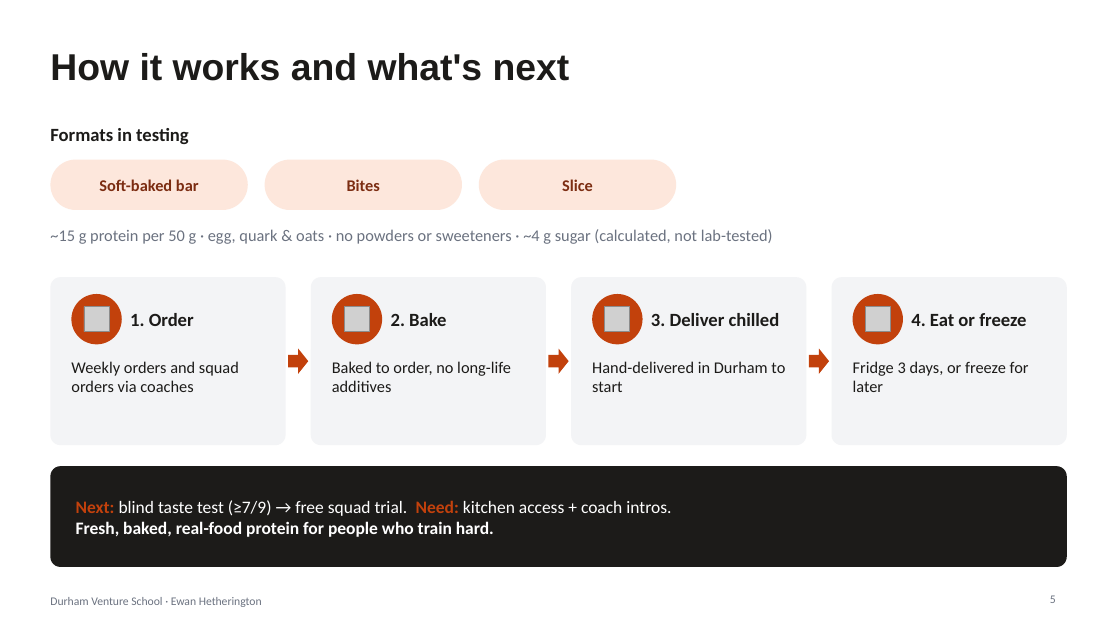
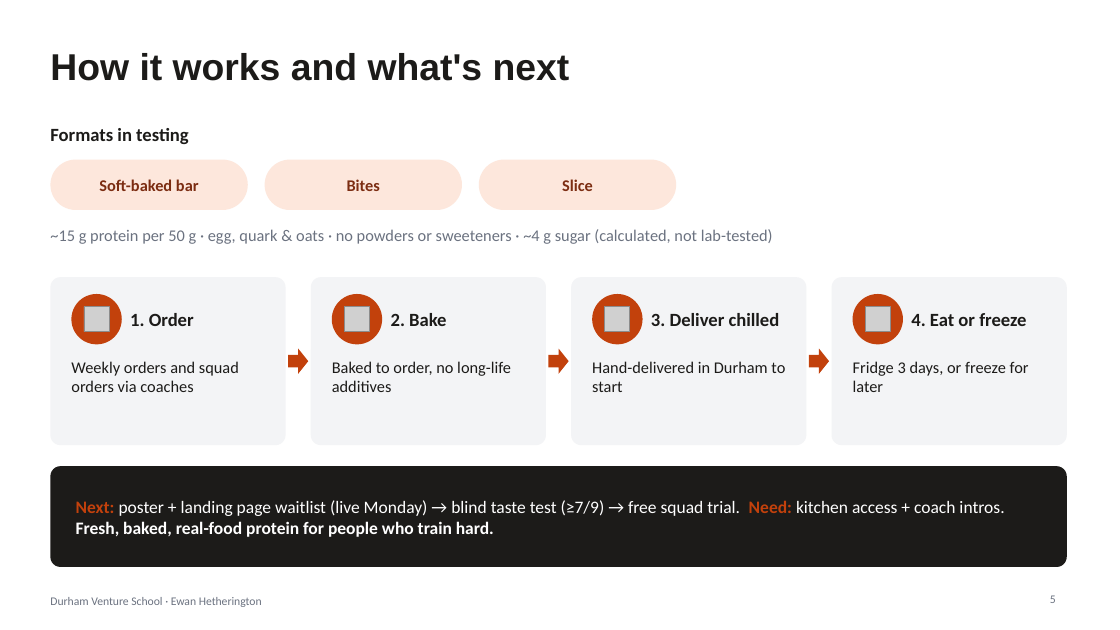
Before and after one commit to ewanh2005-alt/Ewan, a slide deck: slide 5 of 09-pitch/pitch-deck.pptx. Drawn at 1120x630 pixels with LibreOffice and Linux fonts; fonts in the diff are those of the drawing; grey boxes stand for pictures. Boxes give left, top, right and bottom in pixels: in the first picture for what was removed or moved away, otherwise in the second. Text is boxed around its words. In the diff, an @@ line names an element or a change of style, - is before the commit and + after.

```diff
--- a/09-pitch/pitch-deck.pptx
+++ b/09-pitch/pitch-deck.pptx
@@ text at (x1=76, y1=500, x2=1004, y2=516): text changed @@
-Next: blind taste test (≥7/9) → free squad trial. Need: kitchen access + coach intros.
+Next: poster + landing page waitlist (live Monday) → blind taste test (≥7/9) → free squad trial. Need: kitchen access + coach intros.
```
Also in this commit, not shown: 3 other files.
